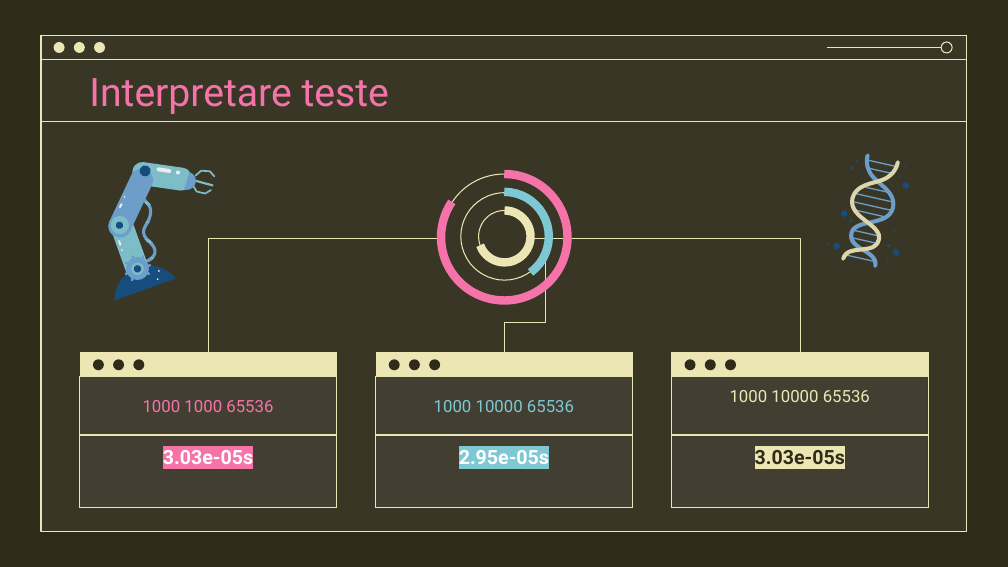
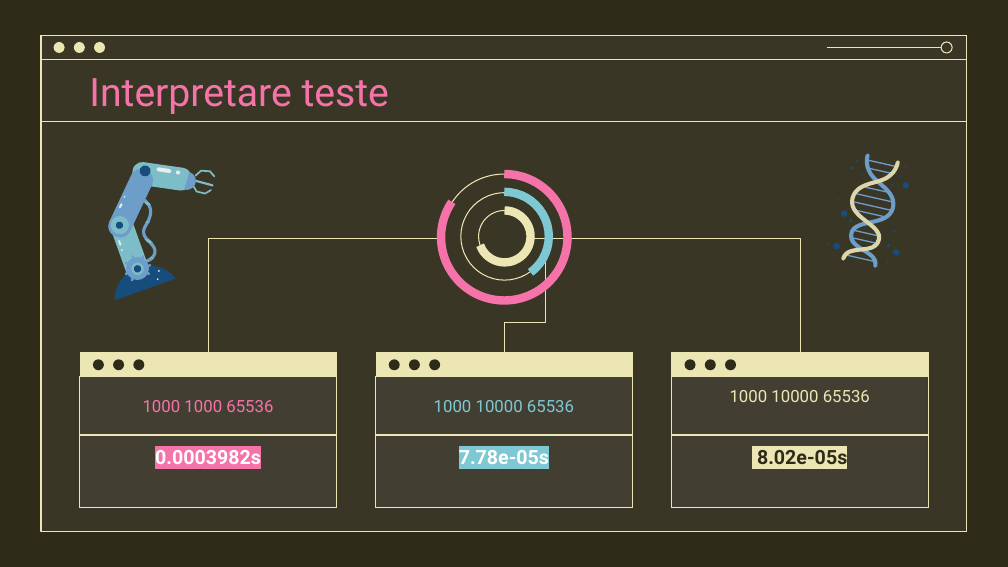
Before and after one commit to DariaClem/Comparison-of-sorting-algorithms, a slide deck: slide 31 of Proiect1_SD.pptx. Drawn at 1008x567 pixels with LibreOffice and Linux fonts; fonts in the diff are those of the drawing; background and template pictures are left out. Boxes give left, top, right and bottom in pixels: in the first picture for what was removed or moved away, otherwise in the second. Text is boxed around its words. In the diff, an @@ line names an element or a change of style, - is before the commit and + after.

```diff
--- a/Proiect1_SD.pptx
+++ b/Proiect1_SD.pptx
@@ subtitle at box(155, 450, 261, 470): text changed @@
-3.03e-05s
+0.0003982s
@@ subtitle at box(459, 450, 549, 470): text changed @@
-2.95e-05s
+7.78e-05s
@@ subtitle at box(757, 450, 847, 470): text changed @@
-3.03e-05s
+8.02e-05s
```
Also in this commit, not shown: 1 other slide changed.
